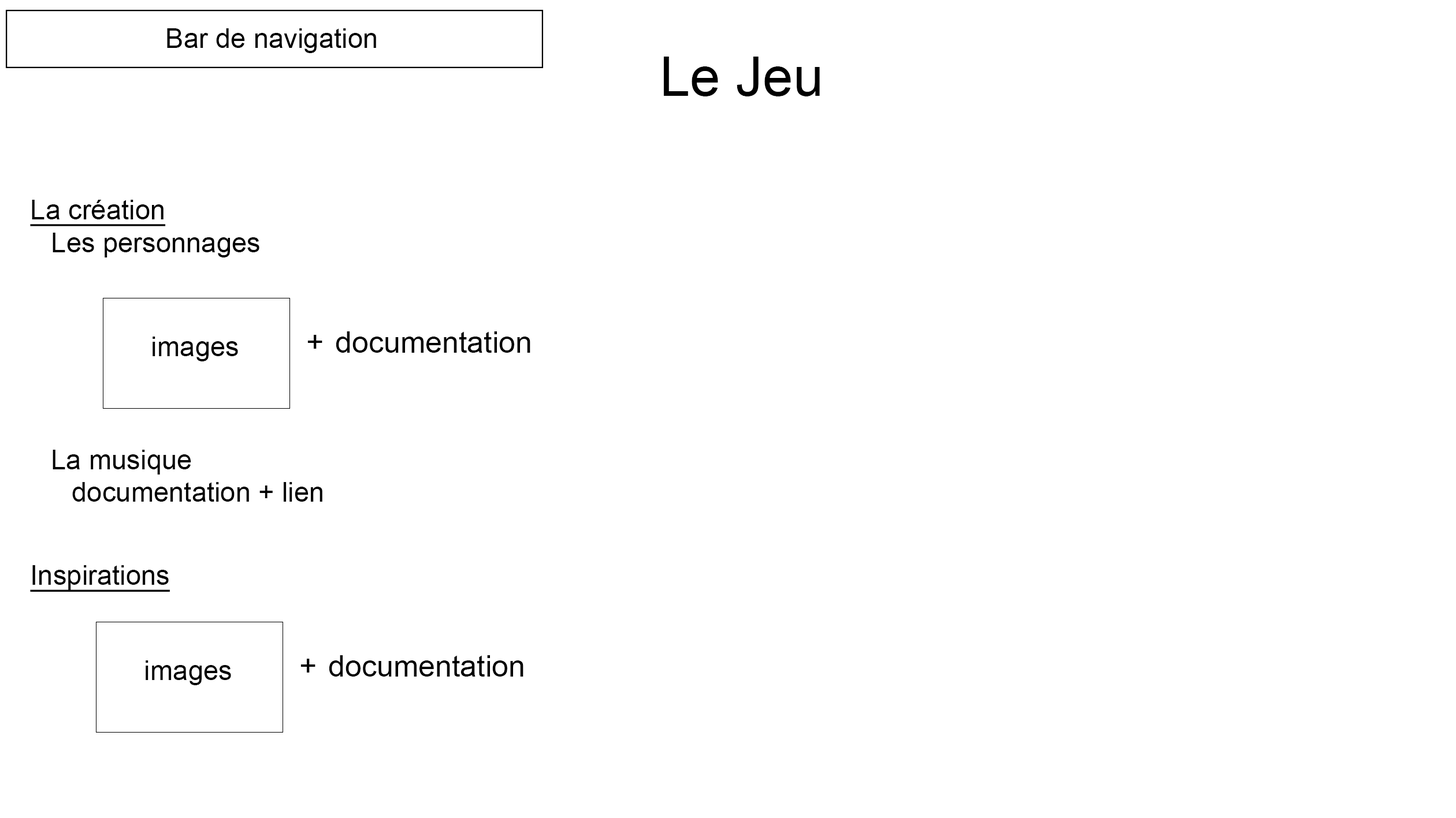
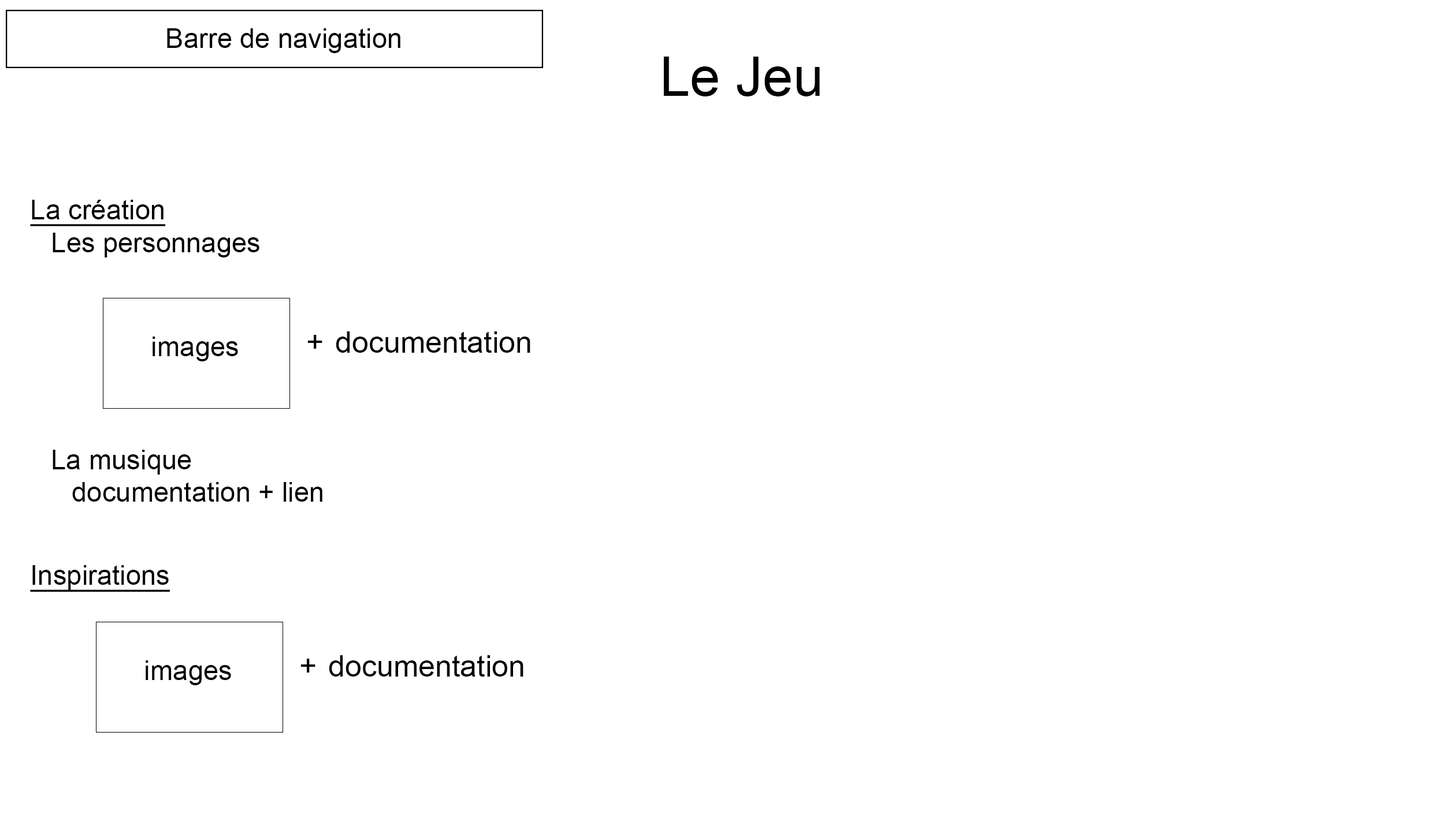
Before/after of a w=1456, h=818 layered artwork. What changed in the layer stack:
renamed "Bar de navigation" to "Barre de navigation", painted on it over bbox(209, 28, 401, 54)
